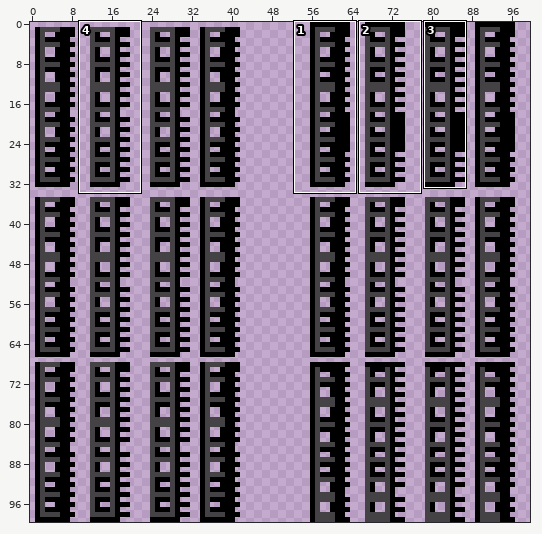
One commit to this sprite sheet: sprites/Sprite18/layers/a5901b0b-a29c-4a66-bc7b-d066e27195e1/0f6ef3da-1803-4790-abeb-2c3cda153f81.png. The first picture is a wide view before the edit; the outline marks the close-up.
Close-up. As it was:
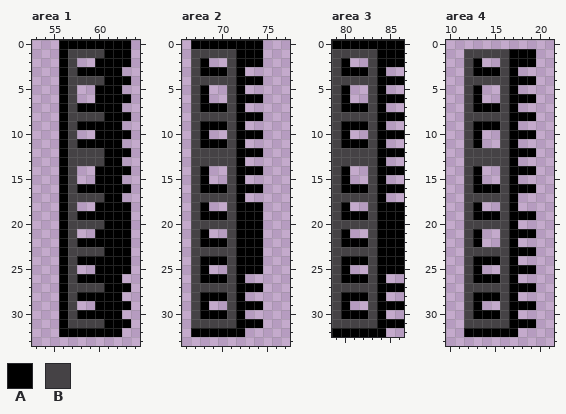
The file is 300x300 pixels, drawn in blocks of 3x3; one block is one cell here. Shown: area 1: x 53..64, y 0..33; area 2: x 66..77, y 0..33; area 3: x 79..86, y 0..32; area 4: x 10..21, y 0..33. The commit also changed other parts of the picture, which this record leaves out.
Palette (. is transparent): A #000000  B #454245
Pixels before, area 1, first column x 56:
 0 AAAAAAAA
 1 ABBBBAAA
 2 AB..AAAA
 3 ABAAAAA.
 4 ABBBBAAA
 5 AB..AAA.
 6 AB..AAAA
 7 ABAAAAA.
 8 ABBBBAAA
 9 ABAAAAA.
10 AB..AAAA
11 ABAAAAA.
12 ABBBBAAA
13 ABBBBAA.
14 AB..AAAA
15 AB..AAA.
16 ABAAAAAA
17 ABBBBAA.
18 AB..AAAA
19 ABAAAAAA
20 ABBBBAAA
21 AB..AAAA
22 ABAAAAAA
23 ABBBBAAA
24 ABAAAAAA
25 AB..AAAA
26 ABAAAAA.
27 ABBBBAAA
28 ABAAAAA.
29 AB..AAAA
30 ABAAAAA.
31 ABBBBAAA
32 AAAAAAA.
Pixels before, area 2, first column x 67:
 0 AAAAAAAA
 1 BBBBBAAA
 2 BA..BAAA
 3 BAAABA..
 4 BBBBBAAA
 5 BA..BA..
 6 BA..BAAA
 7 BAAABA..
 8 BBBBBAAA
 9 BAAABA..
10 BA..BAAA
11 BAAABA..
12 BBBBBAAA
13 BBBBBA..
14 BA..BAAA
15 BA..BA..
16 BAAABAAA
17 BBBBBA..
18 BA..BAAA
19 BAAABAAA
20 BBBBBAAA
21 BA..BAAA
22 BAAABAAA
23 BBBBBAAA
24 BAAABAAA
25 BA..BAAA
26 BAAABA..
27 BBBBBAAA
28 BAAABA..
29 BA..BAAA
30 BAAABA..
31 BBBBBAAA
32 AAAAAA..
Pixels before, area 3, first column x 79:
 0 AAAAAAAA
 1 BBBBBAAA
 2 BA..BAAA
 3 BAAABA..
 4 BBBBBAAA
 5 BA..BA..
 6 BA..BAAA
 7 BAAABA..
 8 BBBBBAAA
 9 BAAABA..
10 BA..BAAA
11 BAAABA..
12 BBBBBAAA
13 BBBBBA..
14 BA..BAAA
15 BA..BA..
16 BAAABAAA
17 BBBBBA..
18 BA..BAAA
19 BAAABAAA
20 BBBBBAAA
21 BA..BAAA
22 BAAABAAA
23 BBBBBAAA
24 BAAABAAA
25 BA..BAAA
26 BAAABA..
27 BBBBBAAA
28 BAAABA..
29 BA..BAAA
30 BAAABA..
31 BBBBBAAA
32 AAAAAA..
Pixels before, area 4, first column x 12:
 1 BBBBBAAA
 2 BA..BAAA
 3 BAAABA..
 4 BBBBBAAA
 5 BA..BA..
 6 BA..BAAA
 7 BAAABA..
 8 BBBBBAAA
 9 BAAABA..
10 BA..BAAA
11 BA..BA..
12 BBBBBAAA
13 BBBBBA..
14 BA..BAAA
15 BA..BA..
16 BAAABAAA
17 BBBBBA..
18 BA..BA..
19 BAAABAAA
20 BBBBBA..
21 BA..BAAA
22 BA..BA..
23 BBBBBAAA
24 BAAABA..
25 BA..BAAA
26 BAAABA..
27 BBBBBAAA
28 BAAABA..
29 BA..BAAA
30 BAAABA..
31 BBBBBAAA
32 AAAAAA..
Once edited:
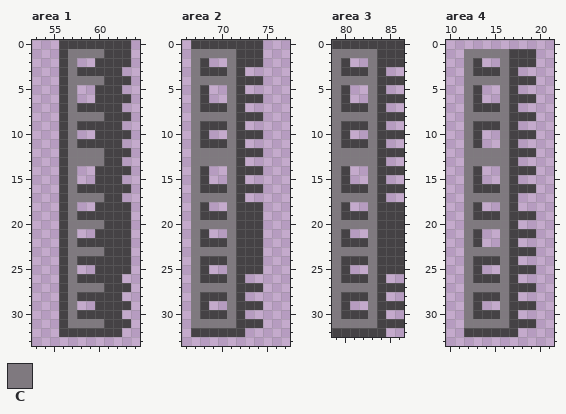
Colours new in this view: C #7f797f
What changed:
Changed rows in their new state; - is an unchanged pixel.
Area 1:
first column x 56:
 0 BBBBBBBB
 1 BCCCCBBB
 2 BC--BBBB
 3 BCBBBBB-
 4 BCCCCBBB
 5 BC--BBB-
 6 BC--BBBB
 7 BCBBBBB-
 8 BCCCCBBB
 9 BCBBBBB-
10 BC--BBBB
11 BCBBBBB-
12 BCCCCBBB
13 BCCCCBB-
14 BC--BBBB
15 BC--BBB-
16 BCBBBBBB
17 BCCCCBB-
18 BC--BBBB
19 BCBBBBBB
20 BCCCCBBB
21 BC--BBBB
22 BCBBBBBB
23 BCCCCBBB
24 BCBBBBBB
25 BC--BBBB
26 BCBBBBB-
27 BCCCCBBB
28 BCBBBBB-
29 BC--BBBB
30 BCBBBBB-
31 BCCCCBBB
32 BBBBBBB-
Area 2:
first column x 67:
 0 BBBBBBBB
 1 CCCCCBBB
 2 CB--CBBB
 3 CBBBCB--
 4 CCCCCBBB
 5 CB--CB--
 6 CB--CBBB
 7 CBBBCB--
 8 CCCCCBBB
 9 CBBBCB--
10 CB--CBBB
11 CBBBCB--
12 CCCCCBBB
13 CCCCCB--
14 CB--CBBB
15 CB--CB--
16 CBBBCBBB
17 CCCCCB--
18 CB--CBBB
19 CBBBCBBB
20 CCCCCBBB
21 CB--CBBB
22 CBBBCBBB
23 CCCCCBBB
24 CBBBCBBB
25 CB--CBBB
26 CBBBCB--
27 CCCCCBBB
28 CBBBCB--
29 CB--CBBB
30 CBBBCB--
31 CCCCCBBB
32 BBBBBB--
Area 3:
first column x 79:
 0 BBBBBBBB
 1 CCCCCBBB
 2 CB--CBBB
 3 CBBBCB--
 4 CCCCCBBB
 5 CB--CB--
 6 CB--CBBB
 7 CBBBCB--
 8 CCCCCBBB
 9 CBBBCB--
10 CB--CBBB
11 CBBBCB--
12 CCCCCBBB
13 CCCCCB--
14 CB--CBBB
15 CB--CB--
16 CBBBCBBB
17 CCCCCB--
18 CB--CBBB
19 CBBBCBBB
20 CCCCCBBB
21 CB--CBBB
22 CBBBCBBB
23 CCCCCBBB
24 CBBBCBBB
25 CB--CBBB
26 CBBBCB--
27 CCCCCBBB
28 CBBBCB--
29 CB--CBBB
30 CBBBCB--
31 CCCCCBBB
32 BBBBBB--
Area 4:
first column x 12:
 1 CCCCCBBB
 2 CB--CBBB
 3 CBBBCB--
 4 CCCCCBBB
 5 CB--CB--
 6 CB--CBBB
 7 CBBBCB--
 8 CCCCCBBB
 9 CBBBCB--
10 CB--CBBB
11 CB--CB--
12 CCCCCBBB
13 CCCCCB--
14 CB--CBBB
15 CB--CB--
16 CBBBCBBB
17 CCCCCB--
18 CB--CB--
19 CBBBCBBB
20 CCCCCB--
21 CB--CBBB
22 CB--CB--
23 CCCCCBBB
24 CBBBCB--
25 CB--CBBB
26 CBBBCB--
27 CCCCCBBB
28 CBBBCB--
29 CB--CBBB
30 CBBBCB--
31 CCCCCBBB
32 BBBBBB--
Pixel boxes of the changes (left, top, right, bottom) in both close-ups:
changed: (59, 40, 131, 337)
changed: (191, 40, 263, 337)
changed: (332, 40, 404, 337)
changed: (464, 49, 536, 337)
